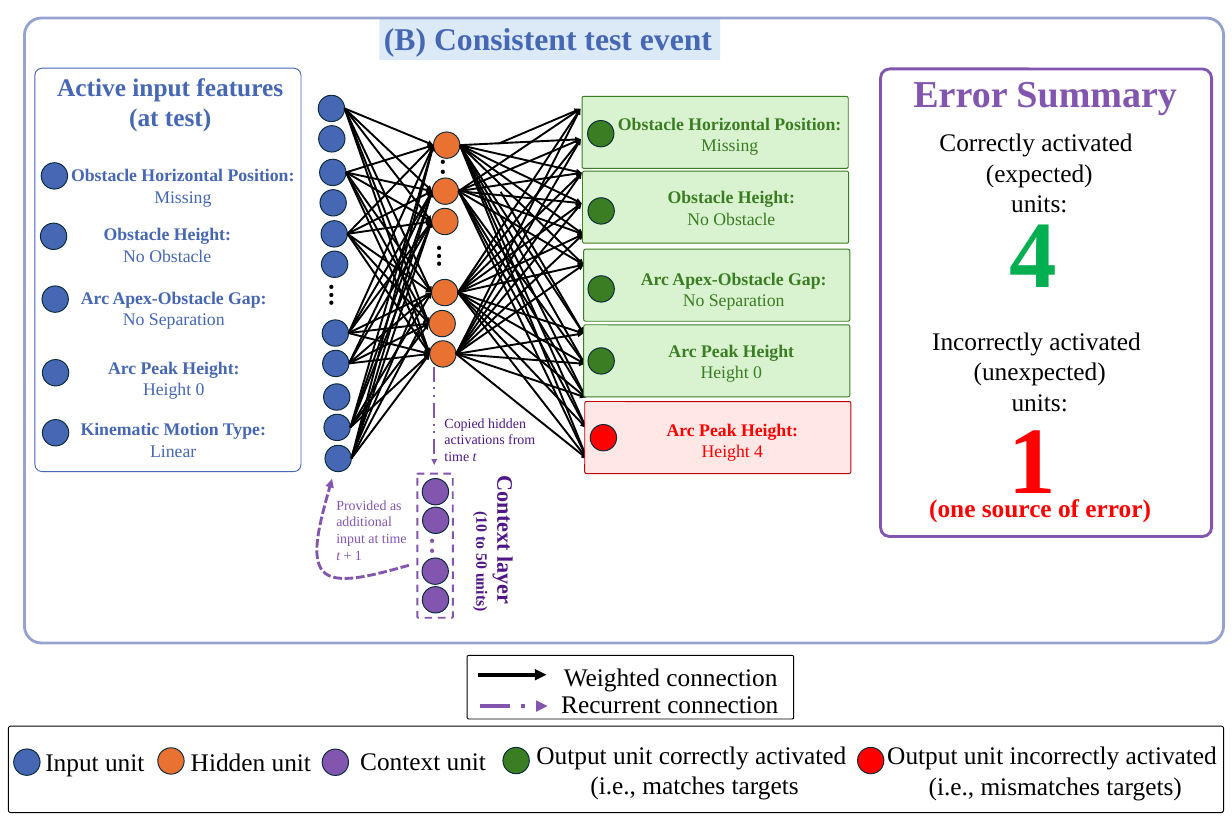
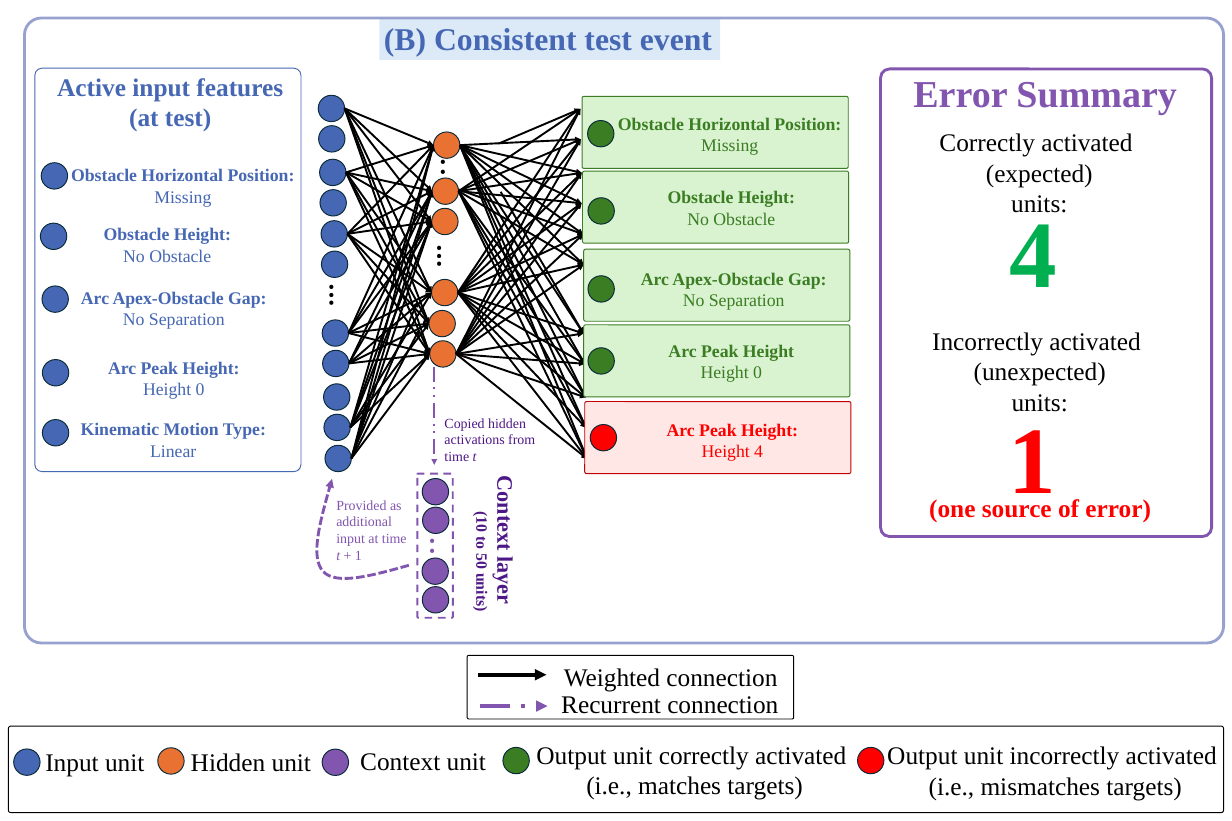
Before and after one commit to dtbenton/newGergelySim, a slide deck: slide 3 of psychologicalReview/figures/inconsistentConsistent.pptx. Drawn at 1232x821 pixels with LibreOffice and Linux fonts; fonts in the diff are those of the drawing. Boxes give left, top, right and bottom in pixels: in the first picture for what was removed or moved away, otherwise in the second. Text is boxed around its words. In the diff, an @@ line names an element or a change of style, - is before the commit and + after.

```diff
--- a/psychologicalReview/figures/inconsistentConsistent.pptx
+++ b/psychologicalReview/figures/inconsistentConsistent.pptx
@@ text at box(586, 776, 802, 800): text changed @@
-(i.e., matches targets
+(i.e., matches targets)
```
Also in this commit, not shown: 1 other slide changed, 30 other files.
